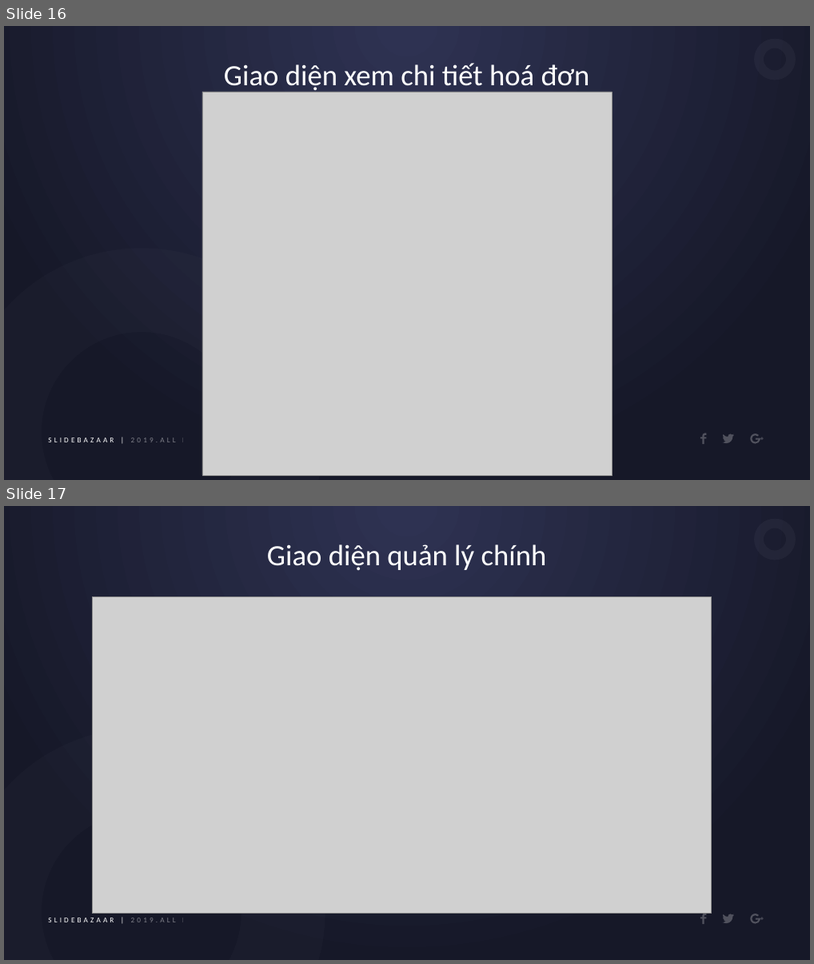
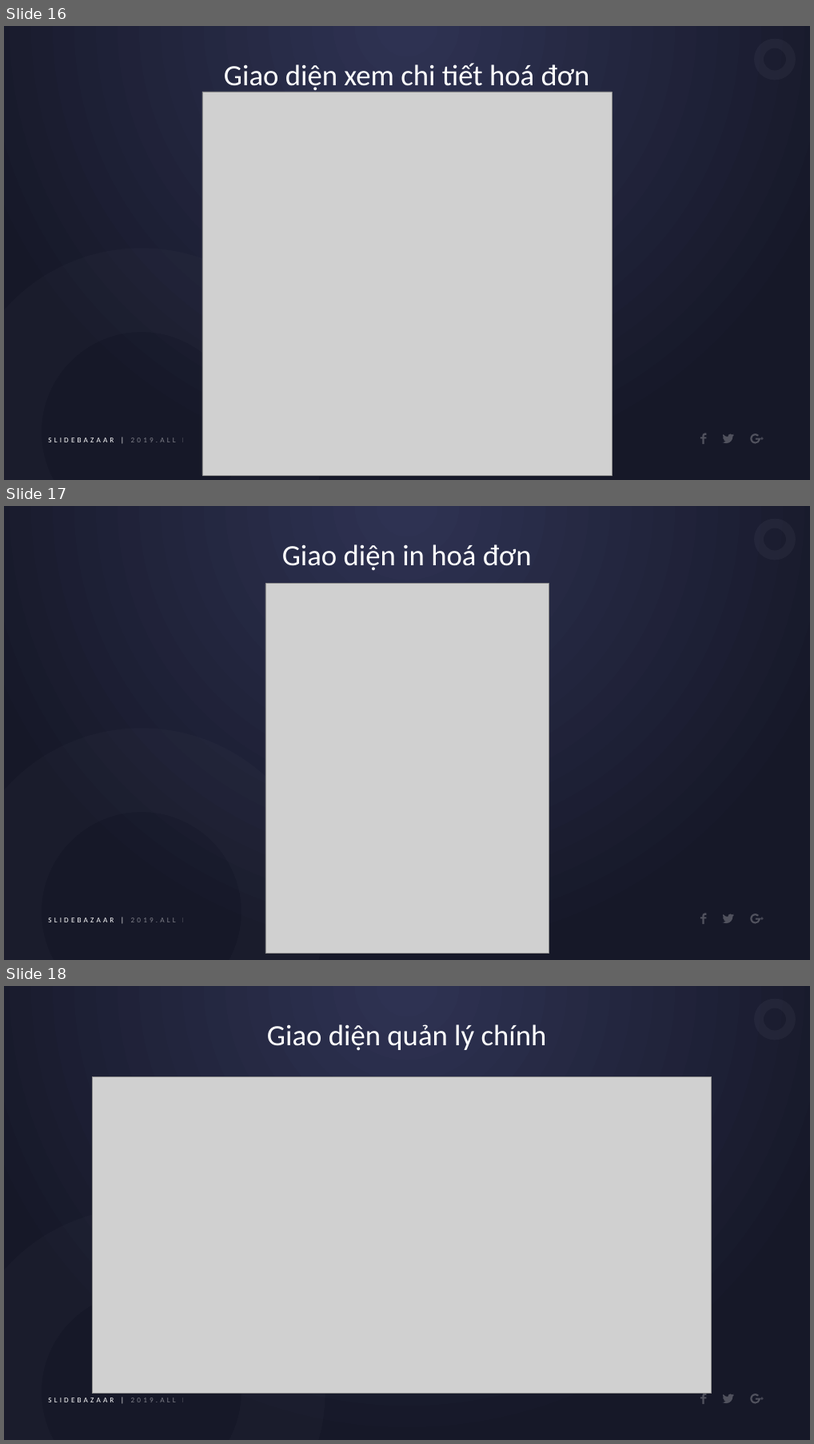
Before and after one commit to H2Q318/HQN-Team, a slide deck: Documents/BaoCao/SlidePBL3.pptx. Shown one above the other, each under a label of ours: slides 16 and 17 before the commit, slides 16, 17 and 18 after it. The pictures are 814x964 and 814x1444 pixels, drawn with LibreOffice and Linux fonts; fonts in the diff are those of the drawing; grey boxes stand for pictures. Boxes give left, top, right and bottom in pixels: in the first picture for what was removed or moved away, otherwise in the second. Text is boxed around its words. In the diff, an @@ line names an element or a change of style, - is before the commit and + after.

Commit message:
edit slide them in hoa don

```diff
--- a/Documents/BaoCao/SlidePBL3.pptx
+++ b/Documents/BaoCao/SlidePBL3.pptx
@@ slide 17 added at bbox=[4, 506, 810, 960], background gradient #2E3252 to #161828; not listed: 7 template elements that a slide beside it also shows @@
@@ text added at bbox=[282, 544, 532, 570], 35 pt, text #FFFFFF @@
+Giao diện in hoá đơn
@@ picture added at bbox=[266, 584, 549, 953] @@
@@ what was slide 17 is now slide 18 @@
```
